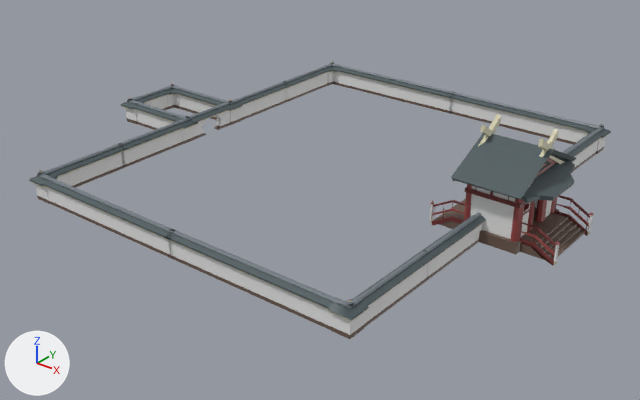
What one commit did to the glTF model assets/glb/garden-walls.glb.
Camera for both pictures: a camera (50 mm lens) standing at (72.4, -93.4, 52.5) and looking at (1.0, -4.2, -2.8). The lights are fixed; the arrows at lower left show +X, +Y and +Z. Where no turn or scale is listed for an object, it has been applied to the vertices. Vertices at the same position are counted once.

Before the edit, the objects in view are built like this:
```python
ob_wall_077 = bpy.data.objects.new('wall.077', me_plane_023)
ob_wall_077.location = (0.0, 0.0, 0.0)
```
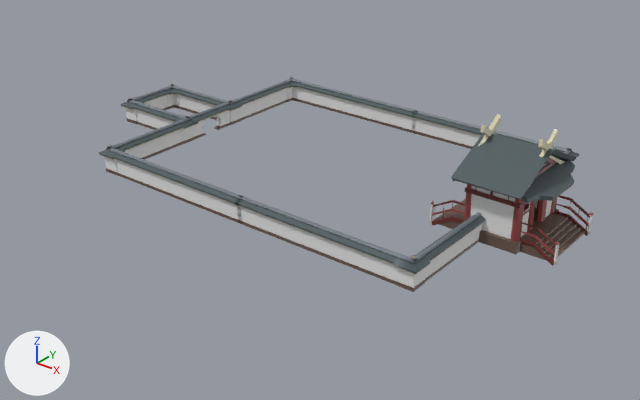
Commit message: garden changes

Where the newer file only moved an object's origin or applied its transform, the numbers keep the older frame.

The change, as a list of edits to the scene's bpy script:
```text
Change me_plane_023:
    where me_plane_023.from_pydata(...)  # 2370 vertices, 3704 faces; spans x -39.7..37.3, y -32.9..32.9, z -0.4..13.9
    me_plane_023 part 1: the loose piece of 36 vertices spanning x -23.1..1.4, y 30.9..32.7, z 0.0..3.7 is moved by (0.0, -11.5, 0.0)
    me_plane_023 part 2: the loose piece of 36 vertices spanning x -23.1..1.4, y -32.7..-30.9, z 0.0..3.7 is moved by (0.0, 11.7, 0.0)
    me_plane_023 part 3: the loose piece of 21 vertices spanning x -25.6..-23.1, y 30.0..32.4, z 0.0..2.9 is moved by (0.0, -11.5, 0.0)
    me_plane_023 part 4: the loose piece of 42 vertices spanning x -26.1..-23.1, y 30.0..32.9, z 2.6..3.5 is moved by (0.0, -11.5, 0.0)
    me_plane_023 part 5: the loose piece of 20 vertices spanning x -25.4..-23.1, y 30.0..32.2, z 3.3..3.7 is moved by (0.0, -11.5, 0.0)
    me_plane_023 part 6: the loose piece of 21 vertices spanning x -25.6..-23.2, y -32.4..-29.9, z 0.0..2.9 is moved by (0.0, 11.7, 0.0)
    me_plane_023 part 7: the loose piece of 42 vertices spanning x -26.1..-23.1, y -32.9..-29.9, z 2.6..3.5 is moved by (0.0, 11.7, 0.0)
    me_plane_023 part 8: the loose piece of 20 vertices spanning x -25.4..-23.1, y -32.2..-29.9, z 3.3..3.7 is moved by (0.0, 11.7, 0.0)
    me_plane_023 part 9: the loose piece of 21 vertices spanning x 25.0..27.5, y -32.4..-30.0, z 0.0..2.9 is moved by (0.0, 11.7, 0.0)
    me_plane_023 part 10: the loose piece of 30 vertices spanning x 26.5..27.2, y -32.1..-31.4, z 3.7..4.2 is moved by (0.0, 11.7, 0.0)
    me_plane_023 part 11: the loose piece of 42 vertices spanning x 25.0..28.0, y -32.9..-30.0, z 2.6..3.5 is moved by (0.0, 11.7, 0.0)
    me_plane_023 part 12: the loose piece of 20 vertices spanning x 25.0..27.3, y -32.2..-30.0, z 3.3..3.7 is moved by (0.0, 11.7, 0.0)
    me_plane_023 part 13: the loose piece of 21 vertices spanning x 25.1..27.5, y 30.0..32.4, z 0.0..2.9 is moved by (0.0, -11.5, 0.0)
    me_plane_023 part 14: the loose piece of 42 vertices spanning x 25.1..28.0, y 29.9..32.9, z 2.6..3.5 is moved by (0.0, -11.5, 0.0)
    me_plane_023 part 15: the loose piece of 20 vertices spanning x 25.1..27.3, y 29.9..32.2, z 3.3..3.7 is moved by (0.0, -11.5, 0.0)
    me_plane_023 part 16: the loose piece of 36 vertices spanning x 0.7..25.2, y 30.9..32.7, z 0.0..3.7 is moved by (0.0, -11.5, 0.0)
    me_plane_023 part 17: the loose piece of 36 vertices spanning x 0.6..25.1, y -32.7..-30.9, z 0.0..3.7 is moved by (0.0, 11.7, 0.0)
    me_plane_023 part 18: the loose piece of 36 vertices spanning x 26.0..27.8, y 17.5..30.0, z 0.0..3.7 is deleted
    me_plane_023 part 19: the loose piece of 36 vertices spanning x 26.0..27.8, y -30.0..-17.5, z 0.0..3.7 is deleted
    me_plane_023 part 20: the loose piece of 36 vertices spanning x -25.9..-24.1, y 18.0..30.0, z 0.0..3.7 is deleted
    me_plane_023 part 21: the loose piece of 36 vertices spanning x -25.9..-24.1, y -30.0..-18.0, z 0.0..3.7 is deleted
    remove me_plane_023.materials.append(mat_japanbuilding14_011)  # beige #d4cfb0
    remove me_plane_023.materials.append(mat_japanbuilding1_011)  # white #e7e7e7
    remove me_plane_023.materials.append(mat_japanbuilding15_011)  # dark cyan #4d5a5d
    remove me_plane_023.materials.append(mat_japanbuilding17_011)  # brown #6b584c
    remove me_plane_023.materials.append(mat_japanbuilding16_030)  # grey #757e85
    remove me_plane_023.materials.append(mat_japanbuilding14_088)  # beige #d4cfb0
    remove me_plane_023.materials.append(mat_japanbuilding1_088)  # white #e7e7e7
    remove me_plane_023.materials.append(mat_japanbuilding15_088)  # dark cyan #4d5a5d
    remove me_plane_023.materials.append(mat_japanbuilding17_088)  # brown #6b584c
    remove me_plane_023.materials.append(mat_japanbuilding16_084)  # grey #757e85
    remove me_plane_023.materials.append(mat_japanbuilding14_089)  # beige #d4cfb0
    remove me_plane_023.materials.append(mat_japanbuilding1_089)  # white #e7e7e7
    remove me_plane_023.materials.append(mat_japanbuilding15_089)  # dark cyan #4d5a5d
    remove me_plane_023.materials.append(mat_japanbuilding17_089)  # brown #6b584c
    remove me_plane_023.materials.append(mat_japanbuilding16_085)  # grey #757e85
    remove me_plane_023.materials.append(mat_japanbuilding14_095)  # beige #d4cfb0
    remove me_plane_023.materials.append(mat_japanbuilding1_095)  # white #e7e7e7
    remove me_plane_023.materials.append(mat_japanbuilding15_095)  # dark cyan #4d5a5d
    remove me_plane_023.materials.append(mat_japanbuilding17_095)  # brown #6b584c
    remove me_plane_023.materials.append(mat_japanbuilding16_091)  # grey #757e85
```

Where the change shows, as pixel boxes [x1, y1, x2, y2] in the pictures (640 x 400 px; the box of a moved part takes in the faces that stretch with it):
'wall.077', reshaped (15% narrower, 22% shorter): before [29, 61, 611, 339]; after [99, 76, 593, 292]
part 1 of me_plane_023, moved or reshaped: before [337, 65, 455, 114]; after [297, 81, 417, 134]
part 2 of me_plane_023, moved or reshaped: before [44, 177, 174, 259]; after [113, 150, 242, 224]
part 3 of me_plane_023, moved or reshaped: before [328, 72, 338, 86]; after [287, 88, 298, 102]
part 4 of me_plane_023, moved or reshaped: before [328, 66, 339, 73]; after [286, 81, 298, 89]
part 5 of me_plane_023, moved or reshaped: before [325, 63, 340, 68]; after [285, 78, 301, 83]
part 6 of me_plane_023, moved or reshaped: before [36, 185, 49, 204]; after [105, 157, 118, 175]
part 7 of me_plane_023, moved or reshaped: before [29, 172, 58, 187]; after [99, 146, 125, 160]
part 8 of me_plane_023, moved or reshaped: before [37, 169, 54, 180]; after [106, 143, 122, 153]
part 9 of me_plane_023, moved or reshaped: before [331, 313, 364, 339]; after [395, 267, 425, 292]
part 10 of me_plane_023, moved or reshaped: before [346, 300, 353, 305]; after [410, 255, 416, 260]
part 11 of me_plane_023, moved or reshaped: before [328, 299, 369, 321]; after [393, 255, 430, 275]
part 12 of me_plane_023, moved or reshaped: before [332, 296, 363, 309]; after [397, 252, 425, 263]
part 13 of me_plane_023, moved or reshaped (not visible afterwards): before [596, 137, 605, 154]
part 14 of me_plane_023, moved or reshaped: before [586, 127, 611, 139]; after [557, 150, 579, 158]
part 15 of me_plane_023, moved or reshaped: before [589, 124, 604, 133]; after [556, 146, 572, 155]
part 16 of me_plane_023, moved or reshaped: before [449, 92, 590, 145]; after [411, 111, 557, 150]
part 17 of me_plane_023, moved or reshaped: before [166, 229, 335, 330]; after [235, 195, 399, 284]
part 18 of me_plane_023, deleted: before [562, 130, 602, 170]
part 19 of me_plane_023, deleted: before [353, 250, 432, 327]
part 20 of me_plane_023, deleted: before [283, 66, 330, 102]
part 21 of me_plane_023, deleted: before [52, 144, 125, 188]
